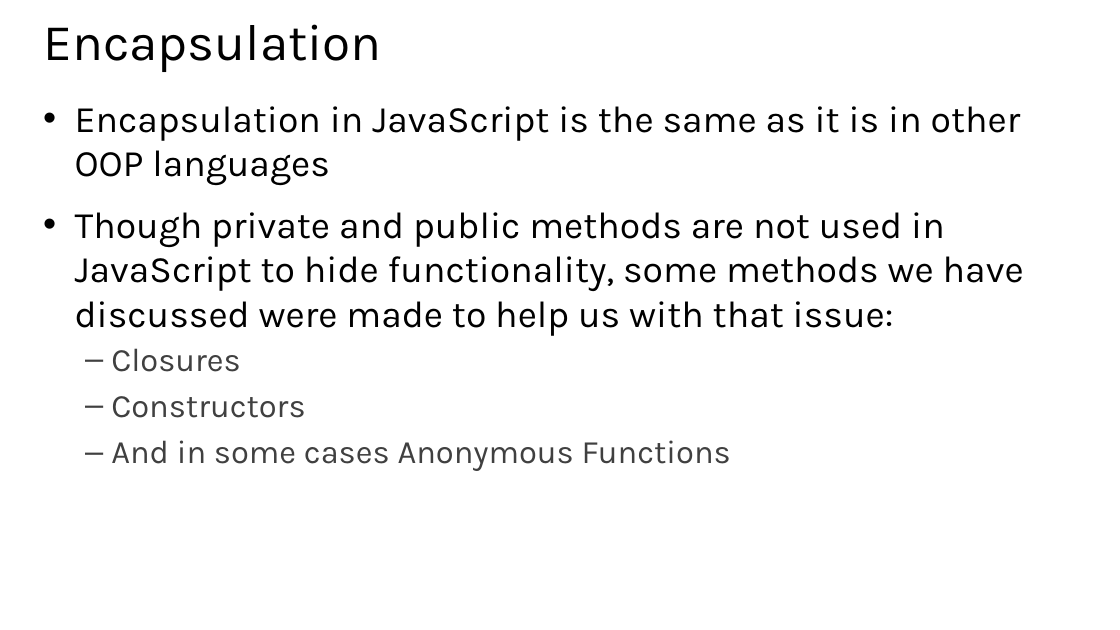
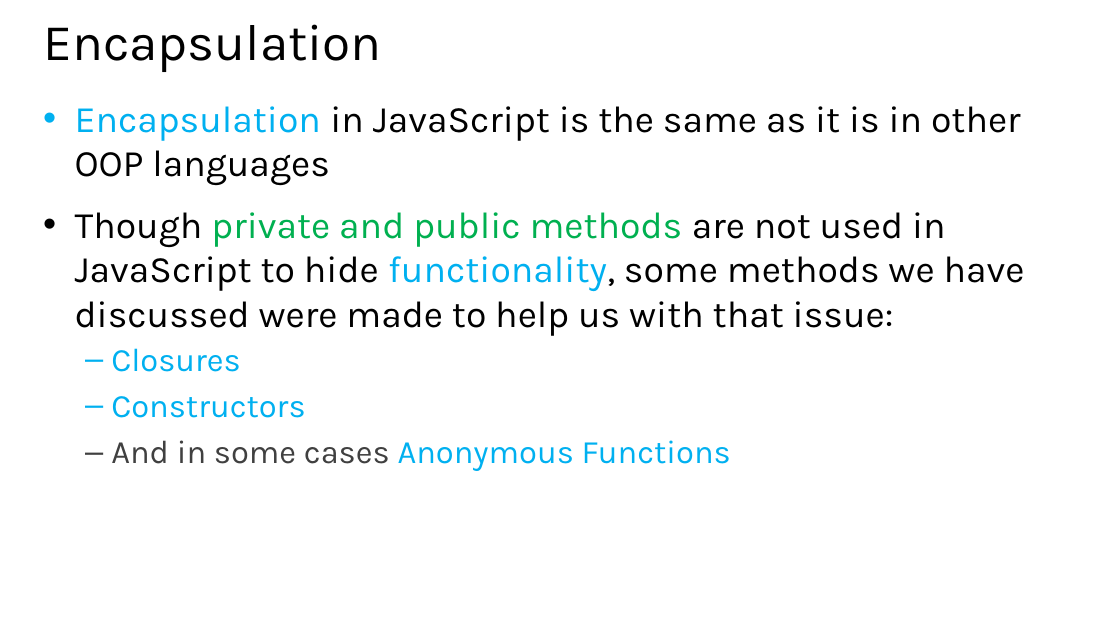
Before and after one commit to xgqfrms/MVA, a slide deck: slide 19 of 01面向有经验开发人员的 JavaScript 课程/MVA resource/02.pptx. Drawn at 1120x630 pixels with LibreOffice and Linux fonts; fonts in the diff are those of the drawing. Boxes give left, top, right and bottom in pixels: in the first picture for what was removed or moved away, otherwise in the second. Text is boxed around its words. In the diff, an @@ line names an element or a change of style, - is before the commit and + after.

```diff
--- a/01面向有经验开发人员的 JavaScript 课程/MVA resource/02.pptx
+++ b/01面向有经验开发人员的 JavaScript 课程/MVA resource/02.pptx
@@ text "Encapsulation in JavaScript is the ..." at (x1=75, y1=106, x2=1025, y2=471): text colour #000000 to #00B0F0 in "Encapsulation", "functionality,"; text colour #000000 to #00B050 in "private and public methods"; text colour #404040 to #00B0F0 in "Closures", "Constructors", "Anonymous Functions" @@
```
Also in this commit, not shown: 10 other slides changed, 4 other files.
